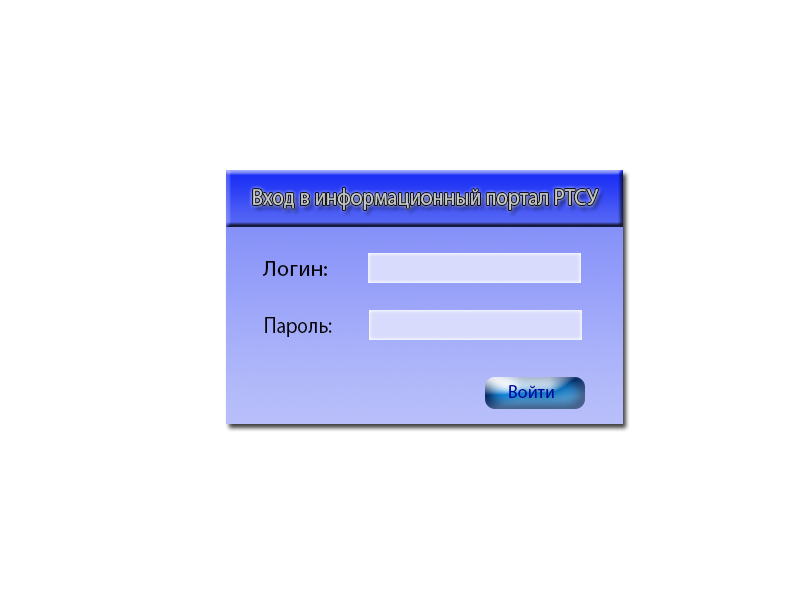
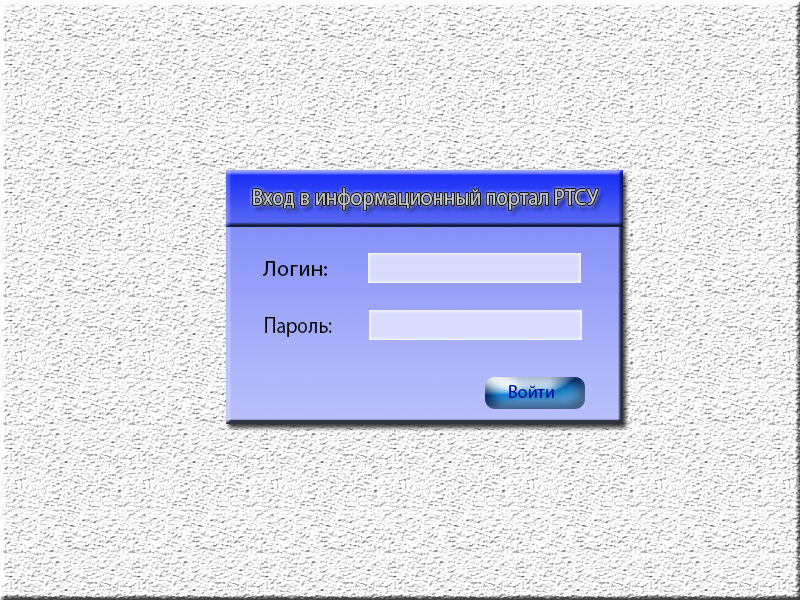
Layers edited between the first and the second (800, 600) image:
pixels changed over [0, 1, 800, 600] (layer not identified)
